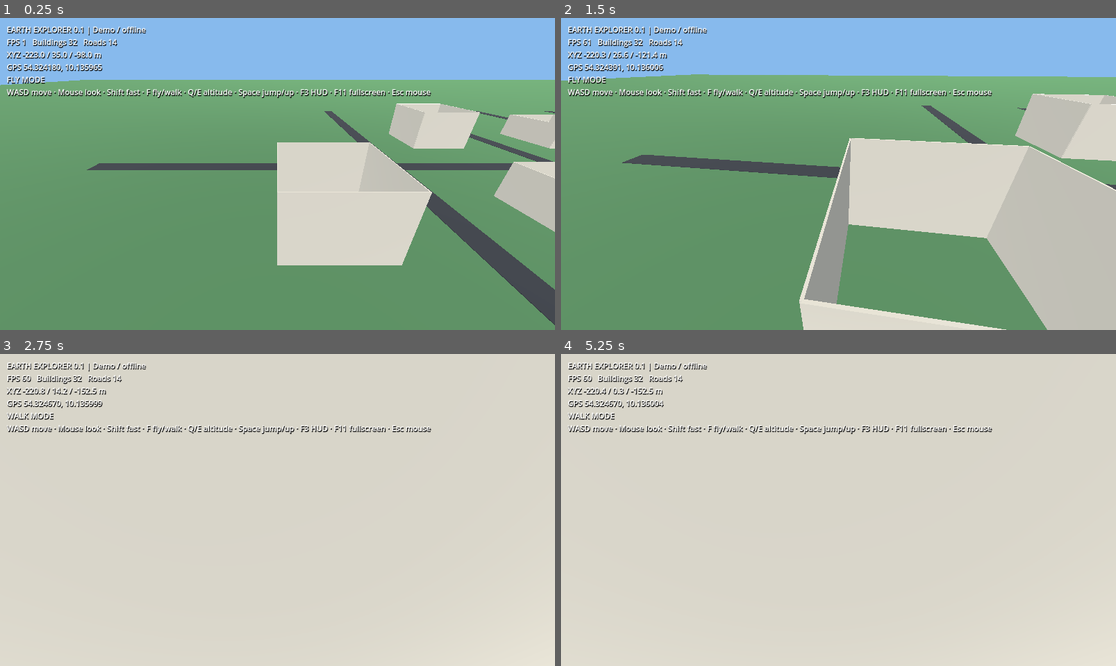
Above: before the commit, frames 1-4 (two rows, left to right).
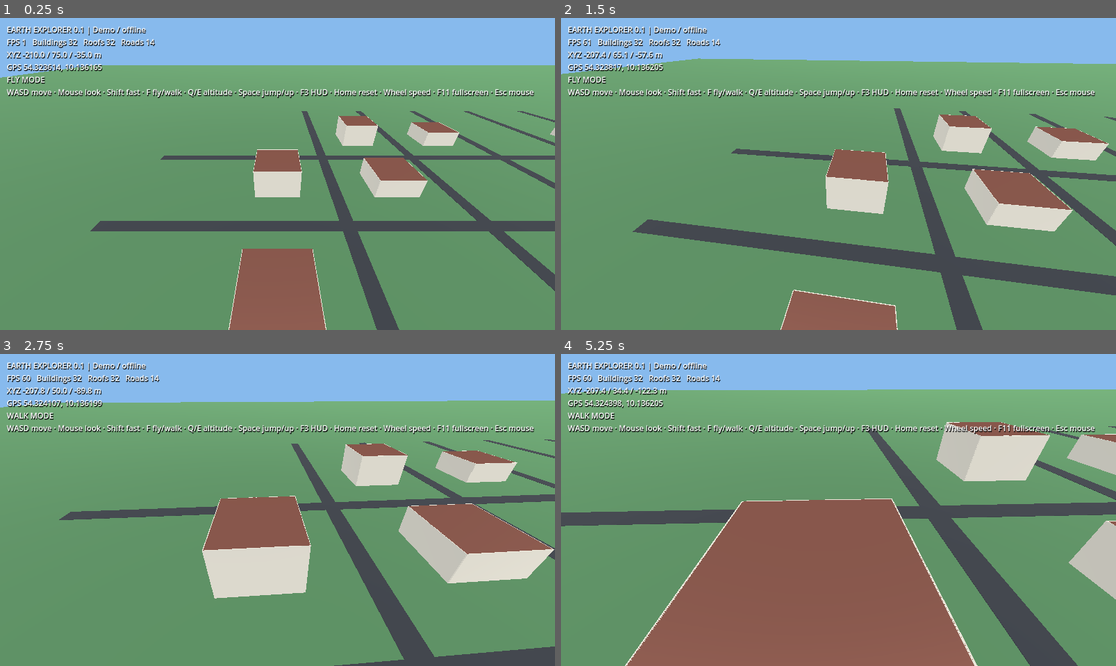
Above: after the commit, the same moments.

Repository: maguh1488/EarthExplorer
Game: Godot game, scene res://scenes/main.tscn
Two runs of this game, one before a commit and one after it. Both use one fixed random seed, a clock stepped at 60 frames per second and the inputs below.
Inputs (mouse positions are in pixels of both pictures, inside the frame that each line leads up to):
- Up to frame 1 (0.25 s): no input
- Up to frame 2 (1.5 s): tap Enter at 0.5 s; move the mouse to (866, 174) at 0.52 s; hold Shift 0.53-1.28 s; hold W from 0.53 s (still down); tap Space at 0.77 s; tap F at 0.8, 1.35 s; move the mouse to (810, 174) at 1.27 s
- Up to frame 3 (2.75 s): keep holding W; tap Space at 1.52 s; tap Shift at 1.55 s; move the mouse to (288, 503) at 2.02 s; hold Shift from 2.03 s (still down); tap F at 2.3 s
- Up to frame 4 (5.25 s): keep holding W; move the mouse to (832, 516) at 2.77 s; release Shift at 2.78 s; tap F at 2.85, 3.8 s; tap Space at 3.02, 3.77, 4.52 s; tap Shift at 3.05, 4.55 s; move the mouse to (877, 513) at 3.52 s; hold E 3.53-4.28 s; move the mouse to (794, 506) at 4.27 s; tap Q at 4.35 s; move the mouse to (844, 510) at 5.02 s; hold Shift from 5.03 s (still down)

The runs differ from the first frame. In frame 1, 30% of the frame differs, in the area x 0-100%, y 6-100%; in frame 2, 36%; in frame 3, 91%; in frame 4, 95%, in the area x 0-100%, y 0-100%.

Commit message:
feat: roof meshes, camera reset, adjustable flight speed and remove debug tower

Diff:
--- a/scripts/main.gd
+++ b/scripts/main.gd
@@ -12,6 +12,8 @@
 var road_count := 0
 var source_label := "Demo / offline"
 var first_building_position := Vector3.ZERO
+var world_bounds := Rect2()
+var roof_count := 0
 var has_building := false
 
 func _ready() -> void:
@@ -29,20 +31,23 @@
             _demo()
     else:
         _demo()
-    _add_diagnostic_marker()
+    _reset_camera()
+
+func _reset_camera() -> void:
     if has_building:
-        player.global_position = first_building_position + Vector3(0, 35, 55)
-        player.rotation.y = 0.0
-        player.pivot.rotation.x = -0.48
-
-func _add_diagnostic_marker() -> void:
-    # Unmistakable geometry in the camera view; verifies mesh rendering.
-    _box(self, player.global_position + Vector3(0, -15, -25), Vector3(12, 30, 12), Color(1, 0.05, 0.05), true)
-    print("EARTH EXPLORER: diagnostic red tower created; first building=", first_building_position, " loaded=", building_count)
+        player.global_position = first_building_position + Vector3(0, 75, 105)
+    else:
+        player.global_position = Vector3(0, 75, 105)
+    player.velocity = Vector3.ZERO
+    player.flying = true
+    player.rotation = Vector3.ZERO
+    player.pivot.rotation.x = -0.58
 
 func _unhandled_input(event: InputEvent) -> void:
     if event is InputEventKey and event.pressed and not event.echo:
-        if event.keycode == KEY_F3:
+        if event.keycode == KEY_HOME:
+            _reset_camera()
+        elif event.keycode == KEY_F3:
             show_debug = not show_debug
         elif event.keycode == KEY_F11:
             var mode := DisplayServer.window_get_mode()
@@ -54,7 +59,7 @@
         var p := player.global_position
         var lat := ORIGIN_LAT - p.z / METERS_PER_DEGREE
         var lon := ORIGIN_LON + p.x / (METERS_PER_DEGREE * cos(deg_to_rad(ORIGIN_LAT)))
-        hud.text = "EARTH EXPLORER 0.1 | %s\nFPS %d   Buildings %d   Roads %d\nXYZ %.1f / %.1f / %.1f m\nGPS %.6f, %.6f\n%s\nWASD move · Mouse look · Shift fast · F fly/walk · Q/E altitude · Space jump/up · F3 HUD · F11 fullscreen · Esc mouse" % [source_label, Engine.get_frames_per_second(), building_count, road_count, p.x, p.y, p.z, lat, lon, "FLY MODE" if player.flying else "WALK MODE"]
+        hud.text = "EARTH EXPLORER 0.1 | %s\nFPS %d   Buildings %d   Roofs %d   Roads %d\nXYZ %.1f / %.1f / %.1f m\nGPS %.6f, %.6f\n%s\nWASD move · Mouse look · Shift fast · F fly/walk · Q/E altitude · Space jump/up · F3 HUD · Home reset · Wheel speed · F11 fullscreen · Esc mouse" % [source_label, Engine.get_frames_per_second(), building_count, roof_count, road_count, p.x, p.y, p.z, lat, lon, "FLY MODE" if player.flying else "WALK MODE"]
 
 func _geo(lon: float, lat: float) -> Vector3:
     return Vector3((lon - ORIGIN_LON) * METERS_PER_DEGREE * cos(deg_to_rad(ORIGIN_LAT)), 0.0, -(lat - ORIGIN_LAT) * METERS_PER_DEGREE)
@@ -149,11 +154,43 @@
     _box(self, (a + b) * 0.5 + Vector3.UP * y, Vector3(width, 0.12 if not collision else y * 2.0, length), color, collision, atan2(delta.x, delta.z))
 
 func _building(points: Array[Vector3], height: float) -> void:
-    # Wall geometry is robust for concave footprints; roofing comes later.
+    # Extrude real OSM footprints, including concave polygons, and cap with a roof.
+    if points.size() < 3:
+        return
+    var outline := PackedVector2Array()
+    var center := Vector3.ZERO
+    for point in points:
+        outline.append(Vector2(point.x, point.z))
+        center += point
+    center /= float(points.size())
+    # Godot's triangulator requires a simple polygon. Invalid footprints keep their walls.
+    var triangles := Geometry2D.triangulate_polygon(outline)
+    if triangles.size() >= 3:
+        var vertices := PackedVector3Array()
+        var indices := PackedInt32Array()
+        for point in points:
+            vertices.append(Vector3(point.x, height, point.z))
+        for t in range(0, triangles.size(), 3):
+            # Make both sides visible, regardless of polygon winding.
+            var i0 := triangles[t]
+            var i1 := triangles[t + 1]
+            var i2 := triangles[t + 2]
+            indices.append_array(PackedInt32Array([i0, i1, i2, i2, i1, i0]))
+        var arrays := []
+        arrays.resize(Mesh.ARRAY_MAX)
+        arrays[Mesh.ARRAY_VERTEX] = vertices
+        arrays[Mesh.ARRAY_INDEX] = indices
+        var roof_mesh := ArrayMesh.new()
+        roof_mesh.add_surface_from_arrays(Mesh.PRIMITIVE_TRIANGLES, arrays)
+        var roof := MeshInstance3D.new()
+        roof.mesh = roof_mesh
+        roof.material_override = _material(Color(0.48, 0.29, 0.24))
+        add_child(roof)
+        roof_count += 1
     for i in range(points.size()):
-        _segment(points[i], points[(i + 1) % points.size()], height * 0.5, 0.22, Color(0.78, 0.75, 0.69), true)
+        _segment(points[i], points[(i + 1) % points.size()], height * 0.5, 0.22, Color(0.79, 0.76, 0.70), true)
     if not has_building:
-        first_building_position = points[0]
+        first_building_position = center
         has_building = true
     building_count += 1
 
--- a/scripts/player.gd
+++ b/scripts/player.gd
@@ -5,6 +5,7 @@
 const FLY_SPEED := 24.0
 const MOUSE_SENSITIVITY := 0.0025
 var flying := true
+var fly_speed_multiplier := 1.0
 var pivot: Node3D
 
 func _ready() -> void:
@@ -29,6 +30,11 @@
     if event is InputEventMouseMotion and Input.mouse_mode == Input.MOUSE_MODE_CAPTURED:
         rotate_y(-event.relative.x * MOUSE_SENSITIVITY)
         pivot.rotation.x = clampf(pivot.rotation.x - event.relative.y * MOUSE_SENSITIVITY, -1.5, 1.5)
+    elif event is InputEventMouseButton and event.pressed:
+        if event.button_index == MOUSE_BUTTON_WHEEL_UP:
+            fly_speed_multiplier = clampf(fly_speed_multiplier * 1.25, 0.2, 12.0)
+        elif event.button_index == MOUSE_BUTTON_WHEEL_DOWN:
+            fly_speed_multiplier = clampf(fly_speed_multiplier / 1.25, 0.2, 12.0)
     elif event is InputEventKey and event.pressed and not event.echo:
         if event.keycode == KEY_ESCAPE:
             Input.mouse_mode = Input.MOUSE_MODE_VISIBLE if Input.mouse_mode == Input.MOUSE_MODE_CAPTURED else Input.MOUSE_MODE_CAPTURED
@@ -46,7 +52,7 @@
     var speed := RUN_SPEED if Input.is_key_pressed(KEY_SHIFT) else WALK_SPEED
     var direction := global_transform.basis * Vector3(axis.x, 0.0, axis.y)
     if flying:
-        speed = FLY_SPEED * (2.5 if Input.is_key_pressed(KEY_SHIFT) else 1.0)
+        speed = FLY_SPEED * fly_speed_multiplier * (2.5 if Input.is_key_pressed(KEY_SHIFT) else 1.0)
         direction = pivot.global_transform.basis * Vector3(axis.x, 0.0, axis.y)
         if Input.is_key_pressed(KEY_E) or Input.is_key_pressed(KEY_SPACE): direction.y += 1.0
         if Input.is_key_pressed(KEY_Q): direction.y -= 1.0
